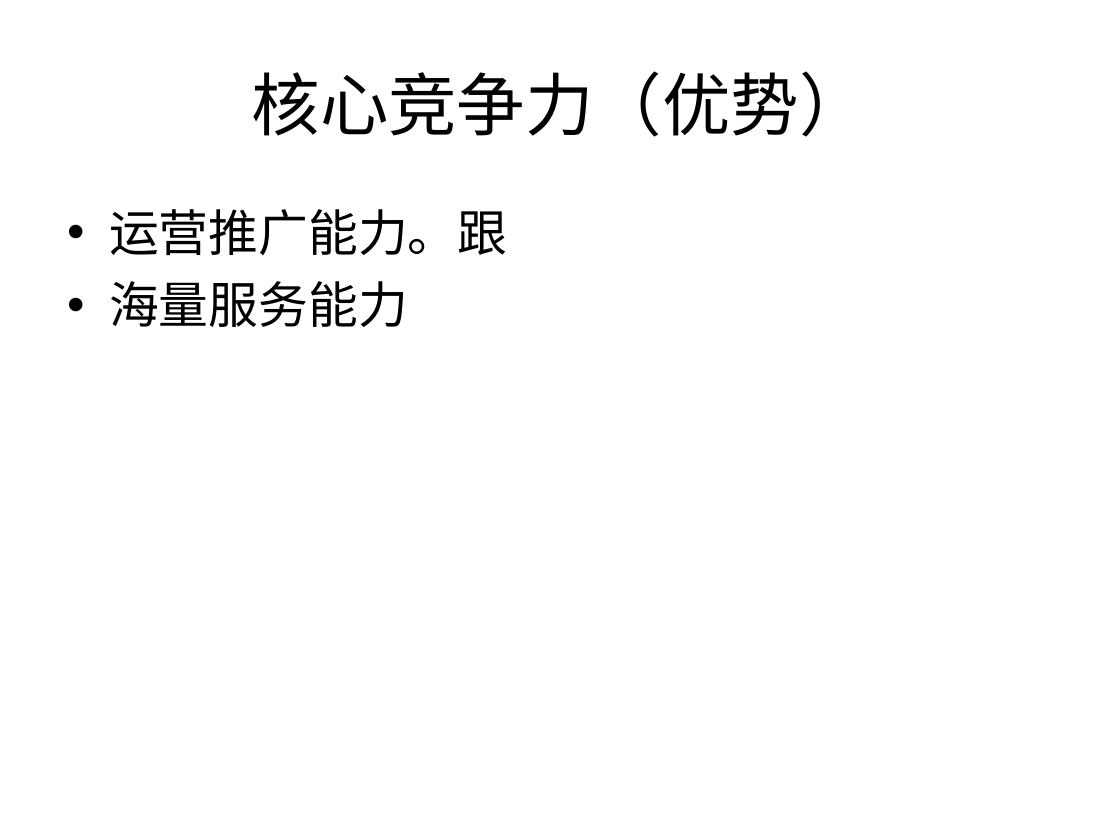
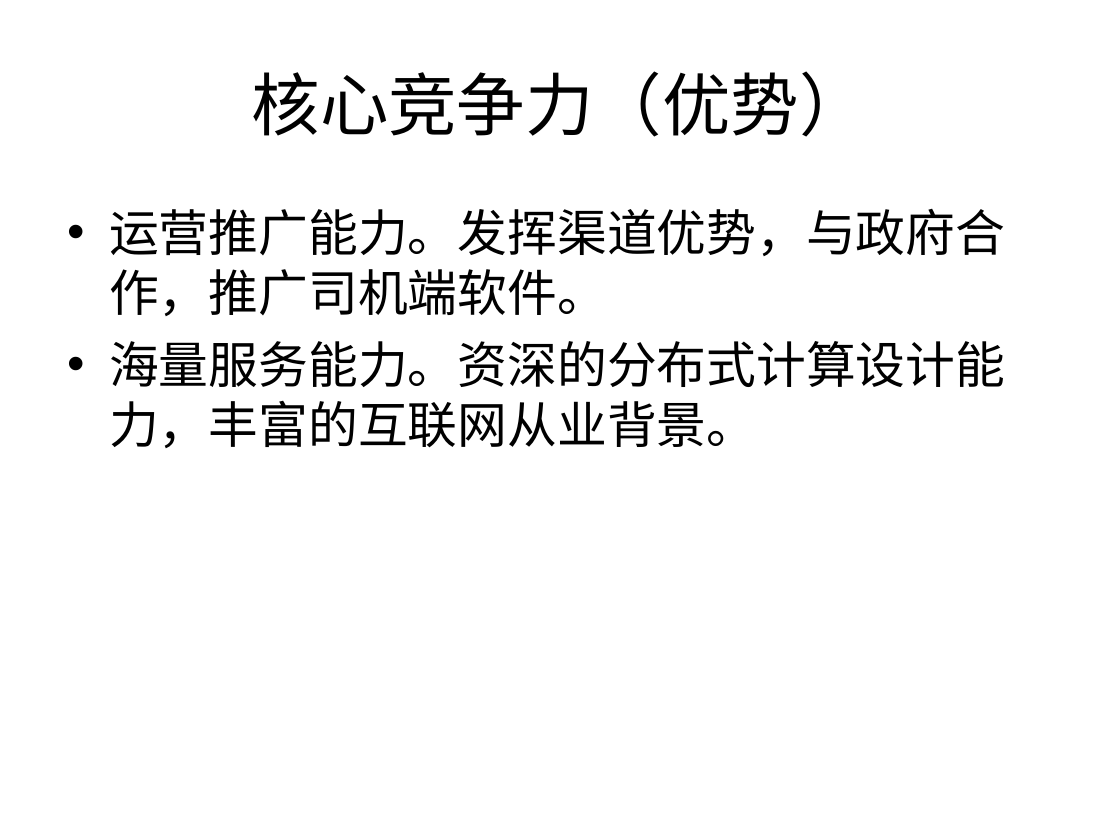
Before and after one commit to uwitec/icallcenter, a slide deck: slide 7 of callcenter/doc/商业计划书.ppt. Drawn at 1120x840 pixels with LibreOffice and Linux fonts; fonts in the diff are those of the drawing. Boxes give left, top, right and bottom in pixels: in the first picture for what was removed or moved away, otherwise in the second. Text is boxed around its words. In the diff, an @@ line names an element or a change of style, - is before the commit and + after.

```diff
--- a/callcenter/doc/商业计划书.ppt
+++ b/callcenter/doc/商业计划书.ppt
@@ text at box(109, 209, 1005, 448): text changed @@
-• 运营推广能力。跟
-• 海量服务能力
+• 运营推广能力。发挥渠道优势，与政府合作，推广司机端软件。
+• 海量服务能力。资深的分布式计算设计能力，丰富的互联网从业背景。
```
Also in this commit, not shown: 1 other slide changed, 6 slides added.
